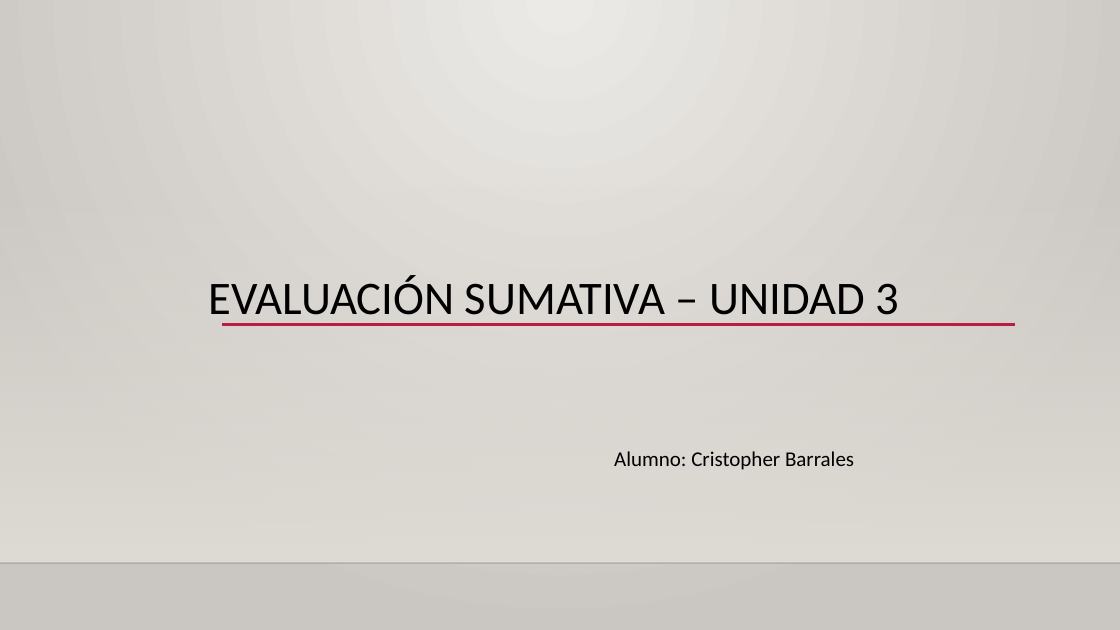
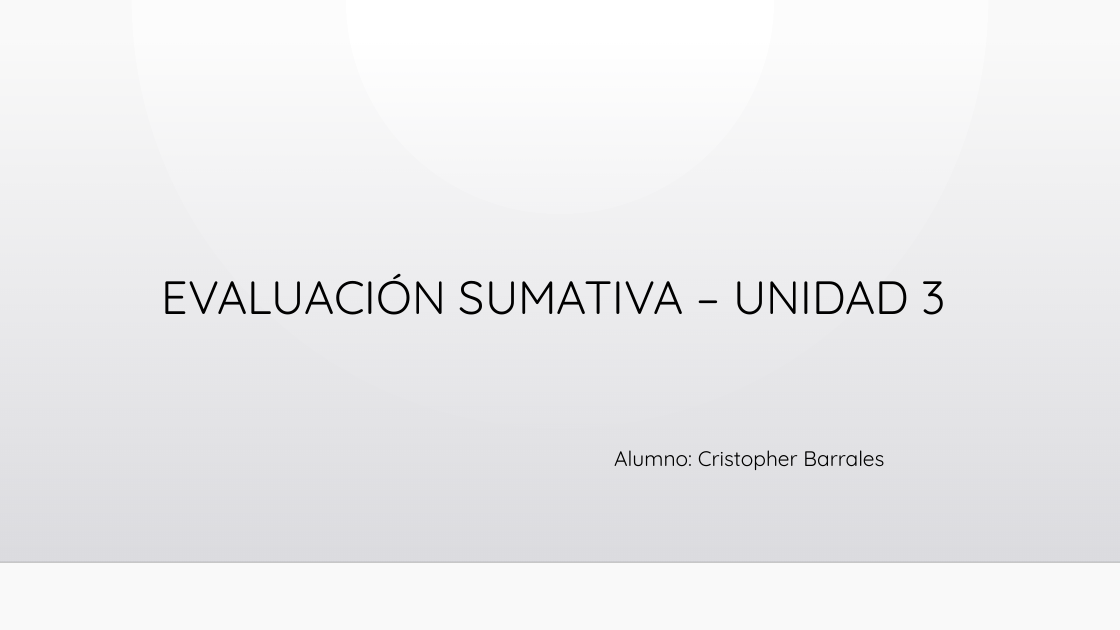
Before and after one commit to cbarralesp/tiendaevaluacion3, a slide deck: slide 1 of PRESENTACION DE EVALUACION.pptx. Drawn at 1120x630 pixels with LibreOffice and Linux fonts; fonts in the diff are those of the drawing; background and template pictures are left out. Boxes give left, top, right and bottom in pixels: in the first picture for what was removed or moved away, otherwise in the second. Text is boxed around its words. In the diff, an @@ line names an element or a change of style, - is before the commit and + after.

```diff
--- a/PRESENTACION DE EVALUACION.pptx
+++ b/PRESENTACION DE EVALUACION.pptx
@@ background gradient #ECEAE7 to #CAC7C1 to gradient #FFFFFF to #FAFAFA @@
@@ rectangle resized from (x1=0, y1=186, x2=1120, y2=563) to (x1=0, y1=43, x2=1120, y2=562) @@
@@ rectangle at (x1=0, y1=43, x2=1120, y2=562): fill gradient #DFDBD5 to gradient #DCDCE0 to #DEDEE2 @@
@@ text "EVALUACIÓN SUMATIVA – UNIDAD 3" at (x1=162, y1=274, x2=946, y2=315): font Calibri to Quicksand @@
@@ line removed from (222, 324) to (1016, 324) @@
@@ text "Alumno: Cristopher Barrales" at (x1=614, y1=450, x2=884, y2=470): font Calibri to Quicksand @@
```
Also in this commit, not shown: 7 other slides changed, 4 slides added, 14 other files.
